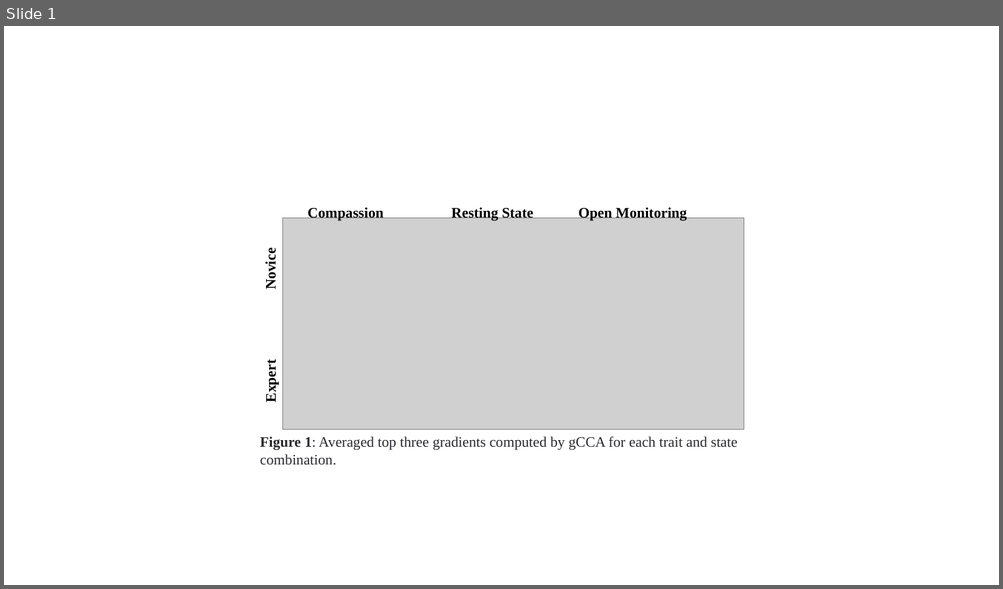
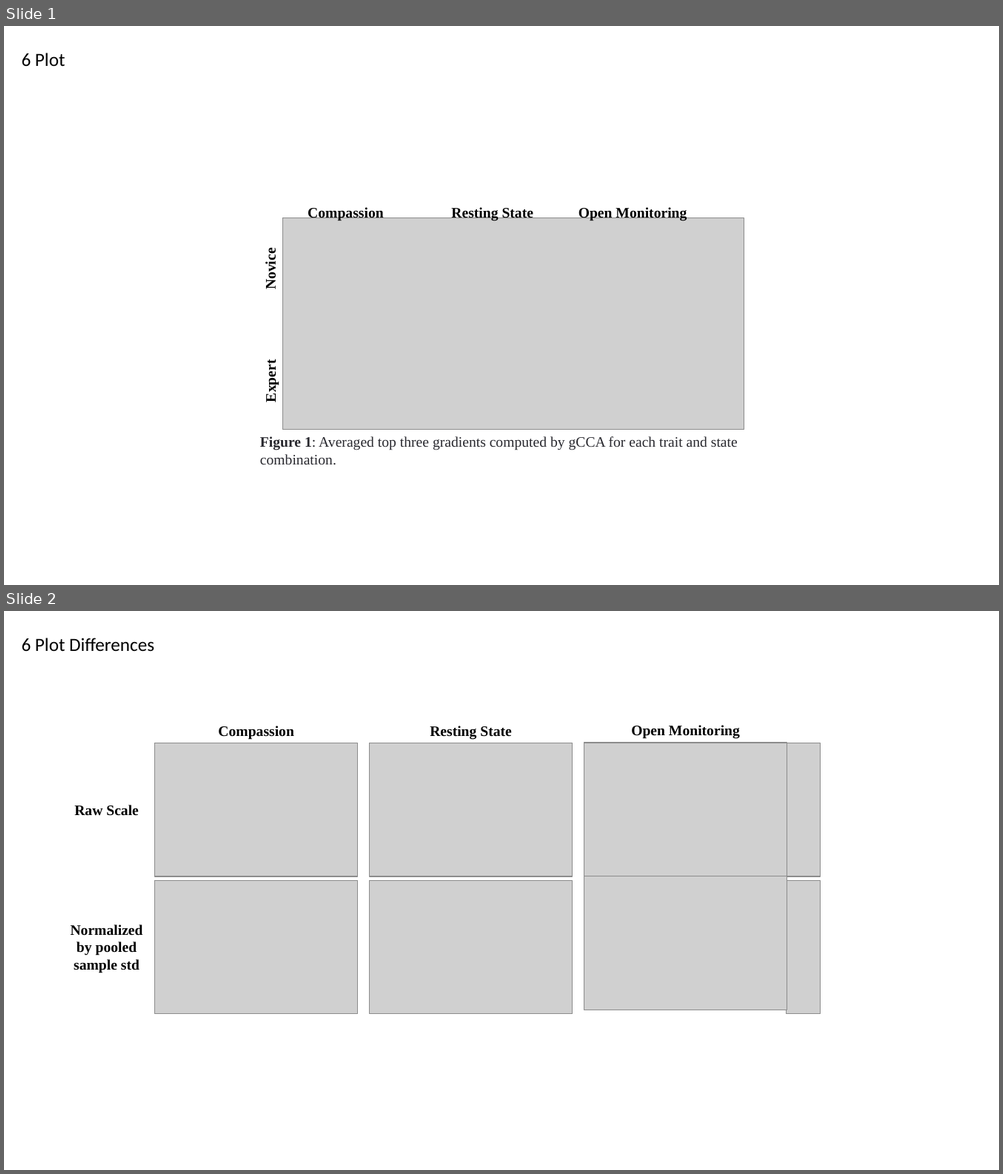
Before and after one commit to neurodata/meditation, a slide deck: reports/Gradient Figure.pptx. Shown one above the other, each under a label of ours: slide 1 before the commit, slides 1 and 2 after it. The pictures are 1003x589 and 1003x1174 pixels, drawn with LibreOffice and Linux fonts; fonts in the diff are those of the drawing; grey boxes stand for pictures. Boxes give left, top, right and bottom in pixels: in the first picture for what was removed or moved away, otherwise in the second. Text is boxed around its words. In the diff, an @@ line names an element or a change of style, - is before the commit and + after.

```diff
--- a/reports/Gradient Figure.pptx
+++ b/reports/Gradient Figure.pptx
@@ slide 2 added at <box>4,611,999,1170</box>, background #FFFFFF @@
@@ text added at <box>22,638,154,651</box>, 18 pt, text #000000 @@
+6 Plot Differences
@@ picture added at <box>155,743,358,877</box> @@
@@ text added at <box>218,726,293,740</box>, 14 pt, text #000000, bold @@
+Compassion
@@ picture added at <box>370,743,572,877</box> @@
@@ text added at <box>430,726,511,740</box>, 14 pt, text #000000, bold @@
+Resting State
@@ picture added at <box>583,743,787,877</box> @@
@@ text added at <box>631,725,740,739</box>, 14 pt, text #000000, bold @@
+Open Monitoring
@@ picture added at <box>786,743,820,877</box> @@
@@ text added at <box>74,805,139,816</box>, 14 pt, text #000000, bold @@
+Raw Scale
@@ picture added at <box>583,877,787,1010</box> @@
@@ picture added at <box>155,880,358,1014</box> @@
@@ picture added at <box>370,880,572,1014</box> @@
@@ picture added at <box>786,880,820,1014</box> @@
@@ text added at <box>71,925,143,974</box>, 14 pt, text #000000, bold @@
+Normalized by pooled sample std
@@ slide 1 changed as well @@
@@ text added at <box>22,53,65,66</box>, 18 pt, text #000000 @@
+6 Plot
```
Also in this commit, not shown: 1 other slide added, 29 other files.
